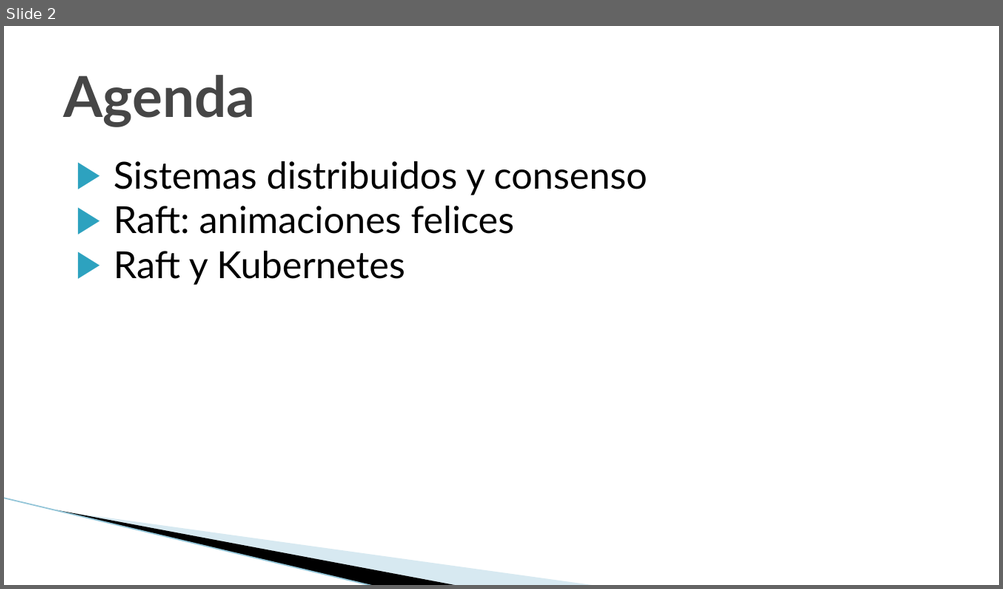
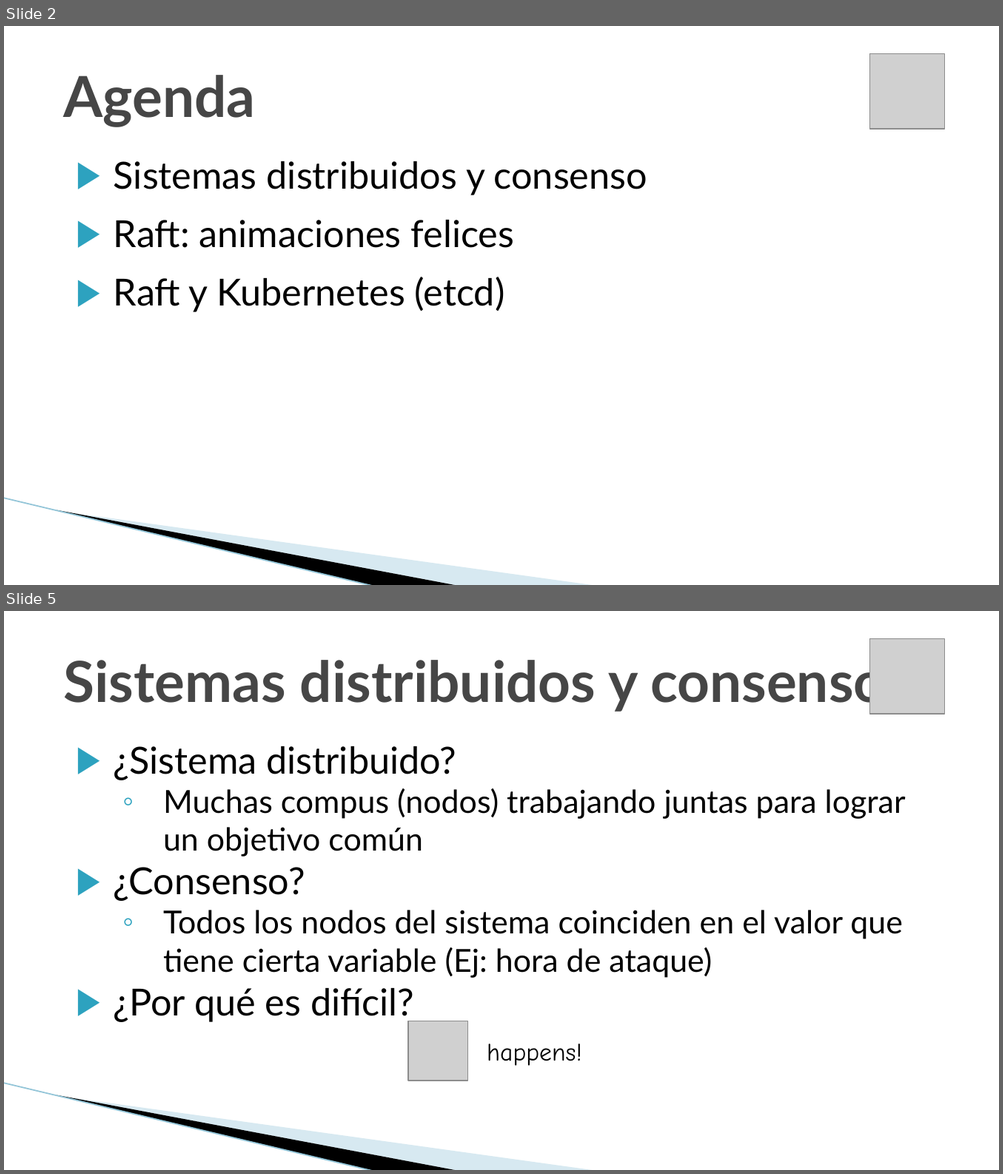
Before and after one commit to jbarbosat/mis-desmadres, a slide deck: presentaciones/cloud_native_mexico/raft_introduccion.odp. Shown one above the other, each under a label of ours: slide 2 before the commit, slides 2 and 5 after it; the slides between them are not shown. The pictures are 1003x589 and 1003x1174 pixels, drawn with LibreOffice and Linux fonts; fonts in the diff are those of the drawing; grey boxes stand for pictures; background and template pictures are left out. Boxes give left, top, right and bottom in pixels: in the first picture for what was removed or moved away, otherwise in the second. Text is boxed around its words. In the diff, an @@ line names an element or a change of style, - is before the commit and + after.

```diff
--- a/presentaciones/cloud_native_mexico/raft_introduccion.odp
+++ b/presentaciones/cloud_native_mexico/raft_introduccion.odp
@@ slide 5 added at <box>4,611,999,1170</box>, background #FFFFFF; not listed: 3 template elements that a slide beside it also shows @@
@@ title added at <box>64,653,885,712</box>, 41 pt, text #464646, bold @@
+Sistemas distribuidos y consenso
@@ picture added at <box>869,639,944,713</box> @@
@@ text added at <box>114,746,905,1023</box>, 23 pt, text #000000 @@
+▶ ¿Sistema distribuido?
+  ◦ Muchas compus (nodos) trabajando juntas para lograr un objetivo común
+▶ ¿Consenso?
+  ◦ Todos los nodos del sistema coinciden en el valor que tiene cierta variable (Ej: hora de ataque)
+▶ ¿Por qué es difícil?
@@ picture added at <box>408,1022,467,1082</box> @@
@@ text added at <box>486,1044,582,1066</box>, 18 pt, text #000000 @@
+happens!
@@ slide 2 changed as well @@
@@ picture added at <box>869,54,944,128</box> @@
@@ text at <box>114,220,514,248</box>: more space between paragraphs @@
@@ text at <box>114,277,505,312</box>: text changed @@
-▶ Raft y Kubernetes
+▶ Raft y Kubernetes (etcd)
```
Also in this commit, not shown: 2 other slides changed, 14 other slides added, 1 other file.
